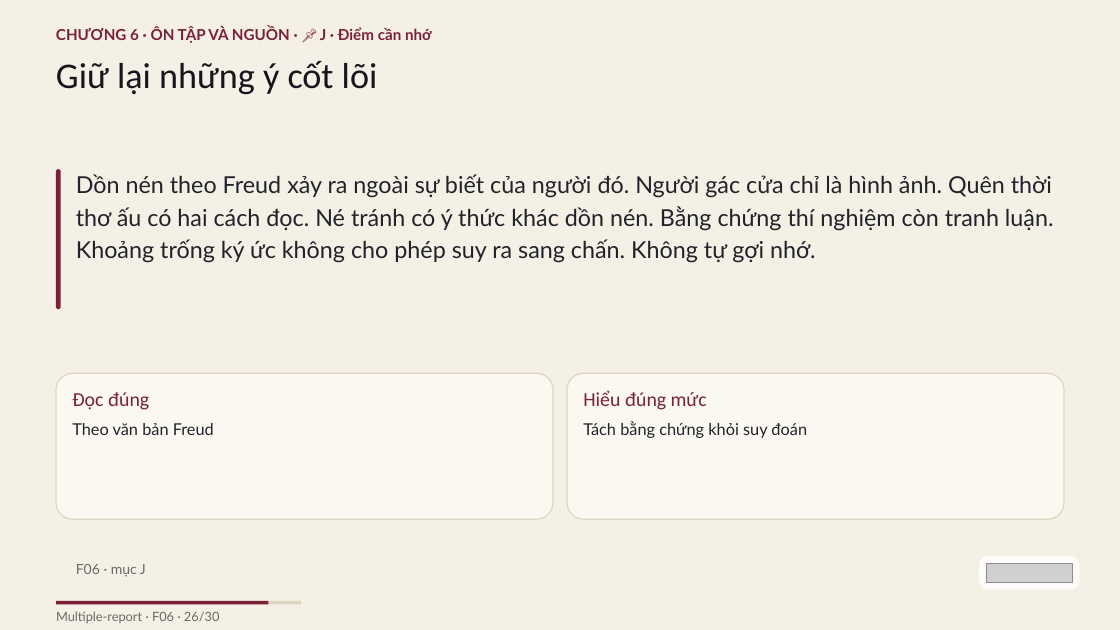
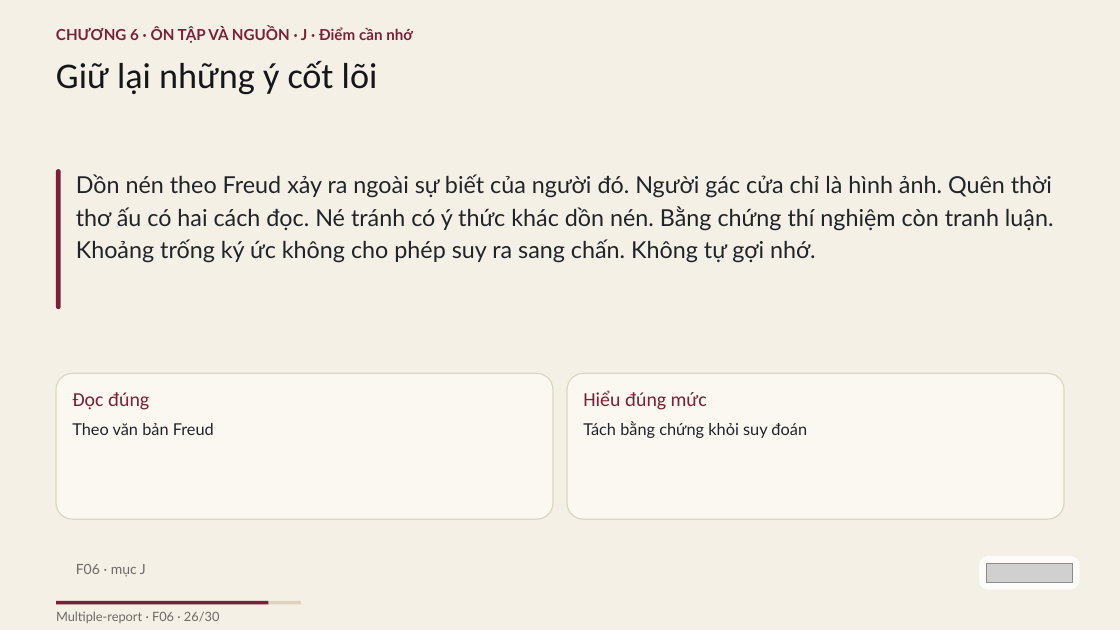
Before and after one commit to vohoailinh90/Multiple-report, a slide deck: slide 26 of psychology-knowledge/01-Sigmund-Freud/visuals/f06.pptx. Drawn at 1120x630 pixels with LibreOffice and Linux fonts; fonts in the diff are those of the drawing; grey boxes stand for pictures. Boxes give left, top, right and bottom in pixels: in the first picture for what was removed or moved away, otherwise in the second. Text is boxed around its words. In the diff, an @@ line names an element or a change of style, - is before the commit and + after.

```diff
--- a/psychology-knowledge/01-Sigmund-Freud/visuals/f06.pptx
+++ b/psychology-knowledge/01-Sigmund-Freud/visuals/f06.pptx
@@ text at [56,27,413,43]: text changed @@
-CHƯƠNG 6 · ÔN TẬP VÀ NGUỒN · 📌 J · Điểm cần nhớ
+CHƯƠNG 6 · ÔN TẬP VÀ NGUỒN · J · Điểm cần nhớ
```
Also in this commit, not shown: 27 other slides changed, 5 other files.
